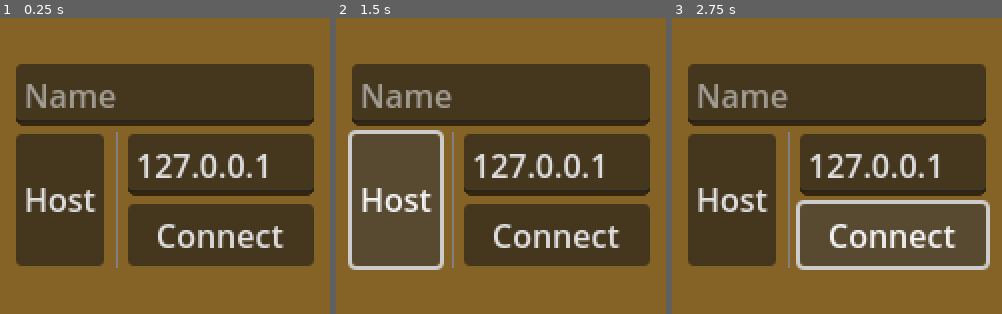
Above: before the commit, frames 1-3 (left to right).
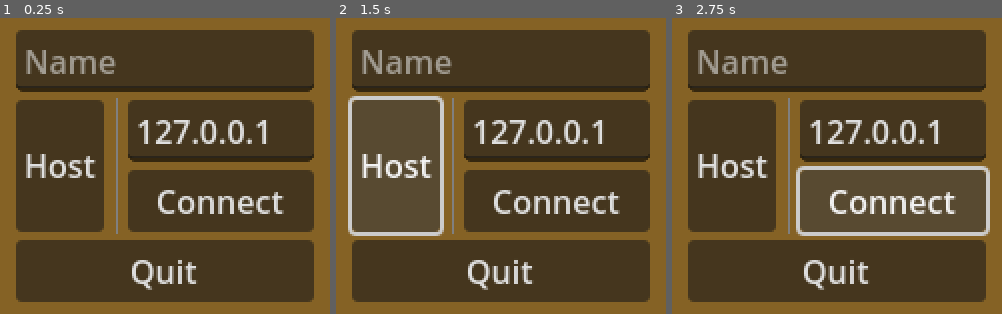
Above: after the commit, the same moments.

Repository: EptesicusDev/ViveLeFeu
Game: Godot game, scene res://multiplayer.tscn
Two runs of this game, one before a commit and one after it. Both use one fixed random seed, a clock stepped at 60 frames per second and the inputs below.
Inputs (mouse positions are in pixels of both pictures, inside the frame that each line leads up to):
- Up to frame 1 (0.25 s): no input
- Up to frame 2 (1.5 s): tap Enter at 0.5 s; move the mouse to (outside the picture) at 0.52 s; hold D (right) 0.53-1.25 s; tap E (action) at 0.6 s; tap H (home) at 0.8 s; click "Host" at 1.25 s
- Up to frame 3 (2.75 s): click "Connect" at 2 s

The runs differ from the first frame. In frame 1, 41% of the frame differs, in the area x 4-96%, y 4-96%; in frame 2, 42%; in frame 3, 42%, in the area x 4-97%, y 4-96%.

Commit message:
fix: ui qol

Diff:
--- a/level.tscn
+++ b/level.tscn
@@ -1,8 +1,46 @@
-[gd_scene load_steps=4 format=3 uid="uid://efwjm4hfeqf2"]
+[gd_scene load_steps=7 format=3 uid="uid://efwjm4hfeqf2"]
 
 [ext_resource type="Script" path="res://scripts/level/level.gd" id="1_p4gvl"]
 [ext_resource type="Texture2D" uid="uid://cboqwj1gv3yh2" path="res://assets/world/test_area/area_test.png" id="2_tbf02"]
 [ext_resource type="PackedScene" uid="uid://c78mrrt0vvi1u" path="res://staff_item.tscn" id="3_ij2m7"]
+
+[sub_resource type="Animation" id="Animation_vqupe"]
+length = 0.001
+tracks/0/type = "value"
+tracks/0/imported = false
+tracks/0/enabled = true
+tracks/0/path = NodePath(".:color")
+tracks/0/interp = 1
+tracks/0/loop_wrap = true
+tracks/0/keys = {
+"times": PackedFloat32Array(0),
+"transitions": PackedFloat32Array(1),
+"update": 0,
+"values": [Color(0.133333, 0.141176, 0.258824, 1)]
+}
+
+[sub_resource type="Animation" id="Animation_mbcnn"]
+resource_name = "day_night"
+length = 180.0
+loop_mode = 1
+tracks/0/type = "value"
+tracks/0/imported = false
+tracks/0/enabled = true
+tracks/0/path = NodePath(".:color")
+tracks/0/interp = 1
+tracks/0/loop_wrap = true
+tracks/0/keys = {
+"times": PackedFloat32Array(0, 35.1, 90.1, 150.1, 180),
+"transitions": PackedFloat32Array(1, 1, 1, 1, 1),
+"update": 0,
+"values": [Color(0.133333, 0.141176, 0.258824, 1), Color(0.964706, 0.682353, 0.627451, 1), Color(1, 1, 1, 1), Color(1, 0.247059, 0.282353, 1), Color(0.133333, 0.141176, 0.258824, 1)]
+}
+
+[sub_resource type="AnimationLibrary" id="AnimationLibrary_gxbli"]
+_data = {
+"RESET": SubResource("Animation_vqupe"),
+"day_night": SubResource("Animation_mbcnn")
+}
 
 [node name="World" type="Node"]
 script = ExtResource("1_p4gvl")
@@ -30,3 +68,12 @@
 [node name="StaffItem" parent="." instance=ExtResource("3_ij2m7")]
 position = Vector2(148, 69)
 color = Color(0, 1, 0.243137, 1)
+
+[node name="CanvasModulate" type="CanvasModulate" parent="."]
+color = Color(0.133333, 0.141176, 0.258824, 1)
+
+[node name="AnimationPlayer" type="AnimationPlayer" parent="CanvasModulate"]
+libraries = {
+"": SubResource("AnimationLibrary_gxbli")
+}
+autoplay = "day_night"
--- a/multiplayer.tscn
+++ b/multiplayer.tscn
@@ -66,6 +66,10 @@
 layout_mode = 2
 text = "Connect"
 
+[node name="Quit2" type="Button" parent="UI/Net"]
+layout_mode = 2
+text = "Quit"
+
 [node name="CanvasLayer" type="CanvasLayer" parent="UI"]
 visible = false
 
@@ -121,6 +125,7 @@
 
 [connection signal="pressed" from="UI/Net/HBoxContainer/Host" to="." method="_on_host_pressed"]
 [connection signal="pressed" from="UI/Net/HBoxContainer/VBoxContainer/Connect" to="." method="_on_connect_pressed"]
+[connection signal="pressed" from="UI/Net/Quit2" to="." method="_on_quit_2_pressed"]
 [connection signal="pressed" from="UI/CanvasLayer/Pause/Resume" to="." method="_on_resume_pressed"]
 [connection signal="pressed" from="UI/CanvasLayer/Pause/Back" to="." method="_on_back_pressed"]
 [connection signal="pressed" from="UI/CanvasLayer/Pause/Quit" to="." method="_on_quit_pressed"]
--- a/player.tscn
+++ b/player.tscn
@@ -403,7 +403,6 @@
 [node name="Camera2D" type="Camera2D" parent="."]
 enabled = false
 position_smoothing_enabled = true
-position_smoothing_speed = 8.0
 
 [node name="Label" type="Label" parent="."]
 visible = false
--- a/scripts/multiplayer/multiplayer.gd
+++ b/scripts/multiplayer/multiplayer.gd
@@ -18,8 +18,12 @@
 # The server can restart the level by pressing HOME.
 func _input(event):
 	if(event.is_action("escape") and Input.is_action_just_pressed("escape")):
-		$UI/CanvasLayer/Pause.visible = true
-		$UI/CanvasLayer.visible = true
+		if($UI/CanvasLayer/Pause.visible == false):
+			$UI/CanvasLayer/Pause.visible = true
+			$UI/CanvasLayer.visible = true
+		else:
+			$UI/CanvasLayer/Pause.visible = false
+			$UI/CanvasLayer.visible = false
 	if(event.is_action("player_list") and Input.is_action_just_pressed("player_list")):
 		# TODO update players ping
 		$UI/CanvasLayer/PlayerList.visible = true
@@ -121,8 +125,13 @@
 
 
 func _on_back_pressed():
+	multiplayer.multiplayer_peer.close()
 	get_tree().reload_current_scene()
 
 
 func _on_quit_pressed():
 	get_tree().quit()
+
+
+func _on_quit_2_pressed():
+	get_tree().quit()
